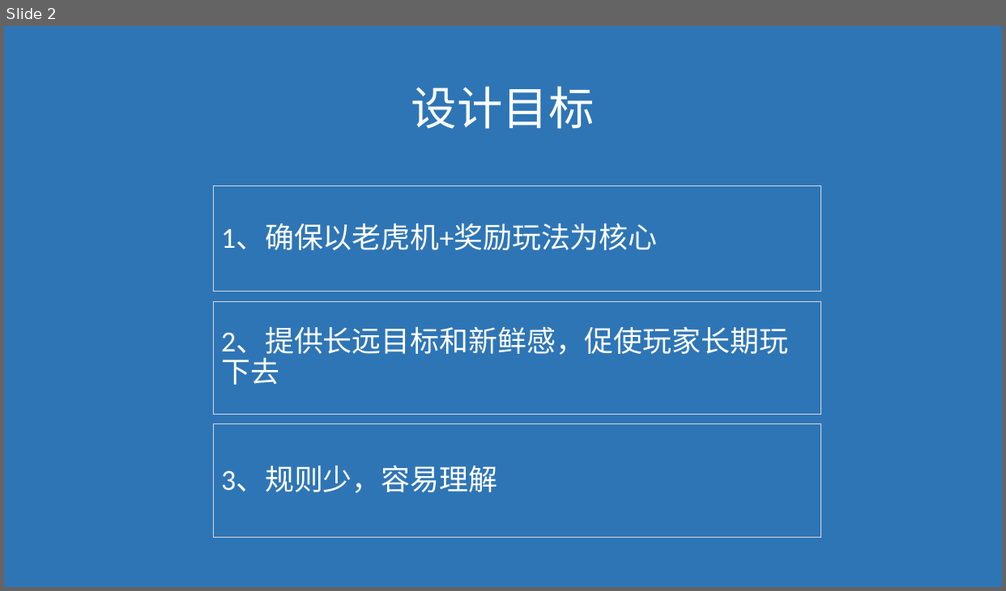
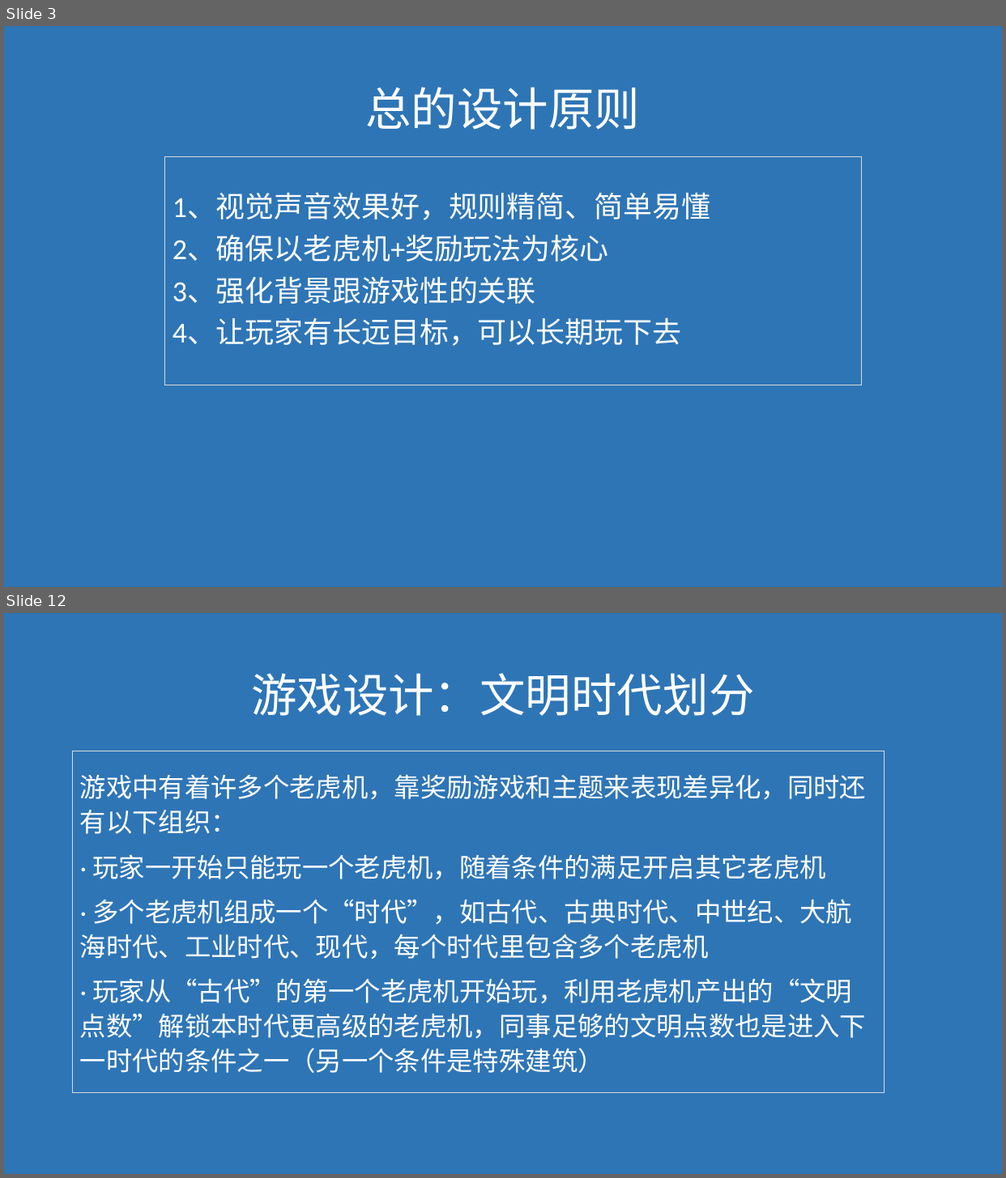
Before and after one commit to janryf/mygame, a slide deck: 构想.pptx. Shown one above the other, each under a label of ours: slide 2 before the commit, slides 3 and 12 after it; the slides between them are not shown. The pictures are 1006x591 and 1006x1178 pixels, drawn with LibreOffice and Linux fonts; fonts in the diff are those of the drawing. Boxes give left, top, right and bottom in pixels: in the first picture for what was removed or moved away, otherwise in the second. Text is boxed around its words. In the diff, an @@ line names an element or a change of style, - is before the commit and + after.

```diff
--- a/构想.pptx
+++ b/构想.pptx
@@ slide 12 added at box(4, 613, 1002, 1174), background #2E75B6 @@
@@ text added at box(251, 673, 755, 716), 44 pt, text #FFFFFF @@
+游戏设计：文明时代划分
@@ rectangle added at box(73, 752, 884, 1093), outline #D9D9D9 0.75 pt dashed, 25.2 pt, text #FFFFFF @@
+游戏中有着许多个老虎机，靠奖励游戏和主题来表现差异化，同时还有以下组织：
+· 玩家一开始只能玩一个老虎机，随着条件的满足开启其它老虎机
+· 多个老虎机组成一个“时代”，如古代、古典时代、中世纪、大航海时代、工业时代、现代，每个时代里包含多个老虎机
+· 玩家从“古代”的第一个老虎机开始玩，利用老虎机产出的“文明点数”解锁本时代更高级的老虎机，同事足够的文明点数也是进入下一时代的条件之一（另一个条件是特殊建筑）
@@ what was slide 2 is now slide 3 @@
@@ slide 3 changed as well @@
@@ text at box(365, 87, 640, 130): text changed @@
-设计目标
+总的设计原则
@@ rectangle "1、视觉声音效果好，规则精简、简单易懂": place and size @@
-rectangle "1、视觉声音效果好，规则精简、简单易懂" at box(214, 186, 821, 291)
+rectangle "1、视觉声音效果好，规则精简、简单易懂" at box(165, 157, 862, 386)
@@ text in rectangle at box(172, 194, 710, 346): text changed @@
-1、确保以老虎机+奖励玩法为核心
+1、视觉声音效果好，规则精简、简单易懂
+2、确保以老虎机+奖励玩法为核心
+3、强化背景跟游戏性的关联
+4、让玩家有长远目标，可以长期玩下去
@@ rectangle removed at box(214, 301, 821, 415) @@
-2、提供长远目标和新鲜感，促使玩家长期玩下去
@@ rectangle removed at box(214, 425, 821, 537) @@
-3、规则少，容易理解
```
Also in this commit, not shown: 16 other slides added, 6 slides removed, 7 other files.
